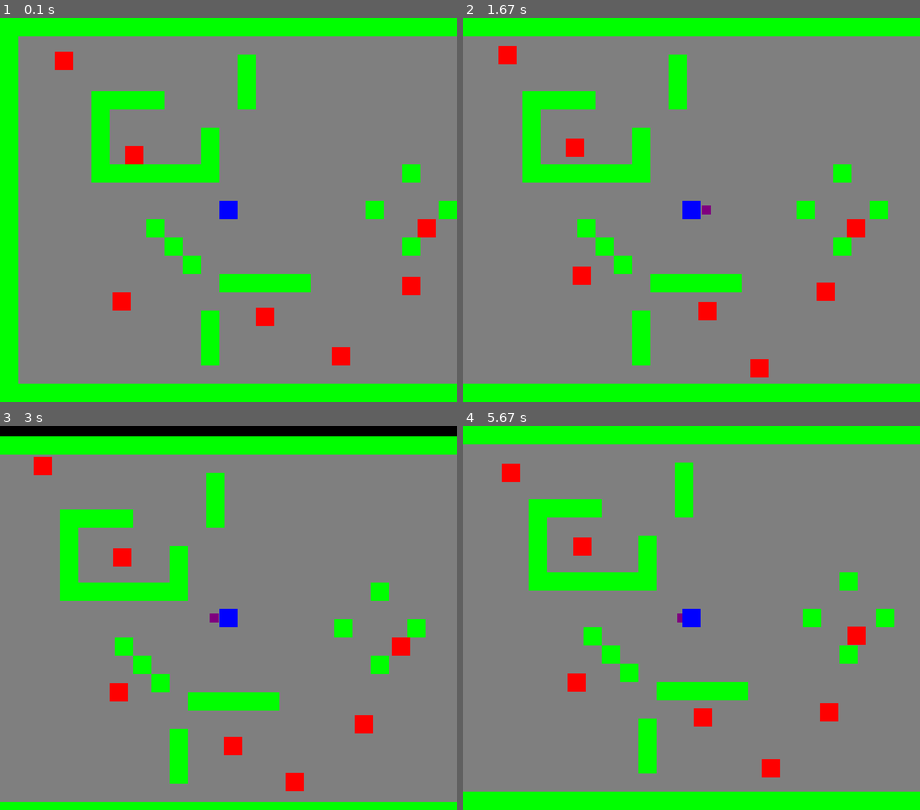
Above: before the commit, frames 1-4 (two rows, left to right).
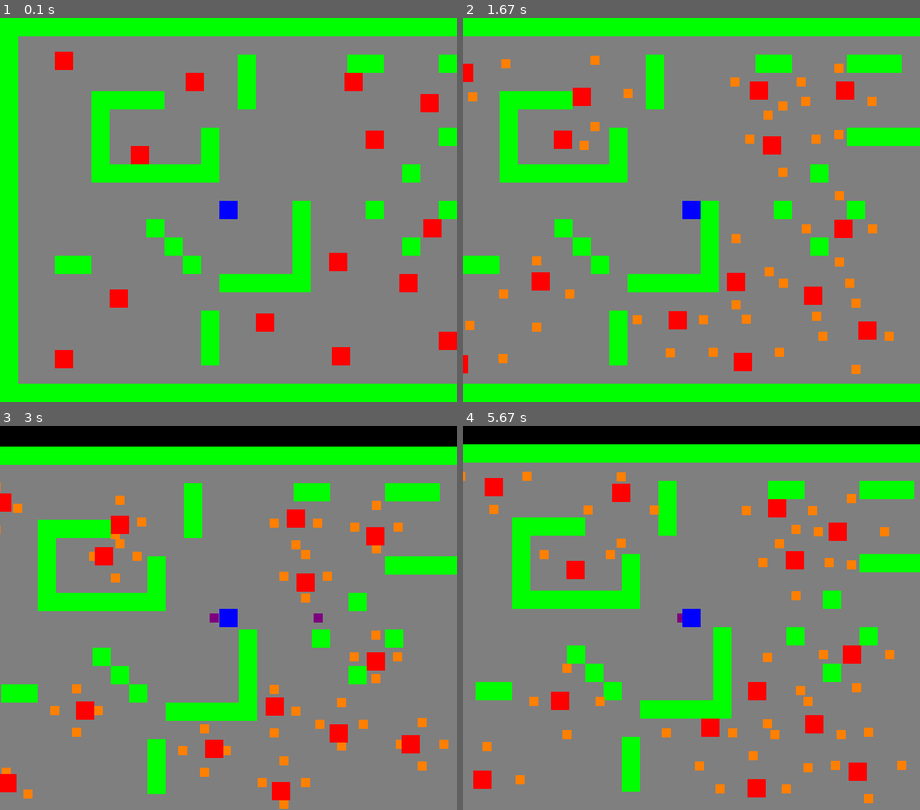
Above: after the commit, the same moments.

Repository: mdai008/pygame2022
Game: pygame game, started from src/main.py
The game is run twice, just before and just after one commit, with the same random seed, the same clock (stepped at 60 frames per second) and the same inputs.
Inputs:
- Up to frame 1 (0.1 s): no input
- Up to frame 2 (1.67 s): tap Space at 0.33, 0.73, 1.03, 1.23, 1.53 s; hold R 0.67-1.13 s; hold D 0.67-1.13 s; hold D 1.17-1.63 s
- Up to frame 3 (3 s): hold W 1.67-1.97 s; tap Space at 1.73, 2.07, 2.37, 2.57, 2.87 s; hold D 2-2.47 s; hold A from 2.5 s (still down)
- Up to frame 4 (5.67 s): release A at 3.03 s; hold S 3.07-3.37 s; tap Space at 3.13, 3.47, 3.77, 3.9, 4.3, 4.6, 4.97, 5.37 s; hold A 3.4-3.8 s; hold W 3.83-4.2 s; hold D 4.23-4.87 s; hold S 4.9-5.27 s; hold A from 5.3 s (still down)

The runs differ from the first frame. In frame 1, 3.8% of the frame differs, in the area x 12-100%, y 9-92%; in frame 2, 16%; in frame 3, 26%; in frame 4, 34%, in the area x 0-100%, y 0-100%.

Commit message:
add enemy attacks

Diff:
--- a/src/main.py
+++ b/src/main.py
@@ -24,13 +24,17 @@
                     self.player = player(self, j, i)
                 if column == "E":
                     enemy(self, j, i)
+                # if column == "D":
+                #     destructibleWall(self, j, i)
 
     def newGame(self): #initializes variables when game starts
         self._isPlaying = True
         self.allSprites = pg.sprite.LayeredUpdates()
         self.walls = pg.sprite.LayeredUpdates()
+        self.destructibleWalls = pg.sprite.LayeredUpdates()
         self.enemies = pg.sprite.LayeredUpdates()
         self.attacks = pg.sprite.LayeredUpdates()
+        self.players = pg.sprite.LayeredUpdates()
         self.createMap()
 
     def events(self): #key inputs
@@ -43,6 +47,10 @@
                     xPos = self.player.rect.x + (TILE_SIZE / 2) - (ATTACK_SIZE / 2)
                     yPos = self.player.rect.y + (TILE_SIZE / 2) - (ATTACK_SIZE / 2)
                     playerAttack(self, xPos, yPos)
+            if event.type == pg.KEYDOWN:
+                if event.key == pg.K_r:
+                    g.newGame()
+                    g.main()
 
     def update(self): #update game variables
         self.allSprites.update()
--- a/src/sprites.py
+++ b/src/sprites.py
@@ -8,21 +8,23 @@
 TILE_SIZE = 32
 FPS = 60
 PLAYER_LAYER = 4
-ATTACK_LAYER = 3
+ATTACK_LAYER = 2
 ENEMY_LAYER = 3
 WALL_LAYER = 2
 GROUND_LAYER = 1
-PLAYER_SPEED = 1
+PLAYER_SPEED = 2
 ENEMY_SPEED = 1
 MOVEMENT_INC = 1
 ATTACK_SIZE = 16
-PROJ_DIST = 30
-PROJ_SPEED = 2
+PPROJ_DIST = 50
+EPROJ_DIST = 30
+PPROJ_SPEED = 3
+EPROJ_SPEED = 2
 RED = (255, 0, 0)
 GREEN = (0, 255, 0)
 BLUE = (0, 0, 255)
 PURPLE = (127, 0, 127)
-ORANGE = (127, 127, 0)
+ORANGE = (255, 127, 0)
 BLACK = (0, 0, 0)
 WHITE = (255, 255, 255)
 GRAY = (127, 127, 127)
@@ -42,7 +44,7 @@
     def __init__ (self, g, x, y):
         self._game = g
         self._layer = PLAYER_LAYER
-        self._groups = self._game.allSprites
+        self._groups = self._game.allSprites, self._game.players
         pg.sprite.Sprite.__init__(self, self._groups)
 
         self._width = TILE_SIZE
@@ -189,6 +191,7 @@
         self._yChange = 0
         self._facing = random.choice(["left", "right", "up", "down"])
         self._movementLoop = 0
+        self._attackLoop = 0
         self._maxDist = random.randint(10,20)
         # self._animationDict = {
         # "leftAni": [self._game.enemySheet.getSprite(x, y, self._width, self._height), ],
@@ -229,6 +232,15 @@
             self._movementLoop += MOVEMENT_INC
             if self._movementLoop >= self._maxDist:
                 self._facing = random.choice(["left", "right", "up", "down"])
+        self._attackLoop += 1
+        if self._attackLoop >= 30:
+            xPos = self.rect.x + (TILE_SIZE / 2) - (ATTACK_SIZE / 2)
+            yPos = self.rect.y + (TILE_SIZE / 2) - (ATTACK_SIZE / 2)
+            enemyAttack(self._game, xPos, yPos, "left")
+            enemyAttack(self._game, xPos, yPos, "right")
+            enemyAttack(self._game, xPos, yPos, "up")
+            enemyAttack(self._game, xPos, yPos, "down")
+            self._attackLoop = 0 #reset counter
 
     def wallCollision(self, direction): #collision detection
         if direction == "x":
@@ -354,7 +366,7 @@
         self._xChange = 0
         self._yChange = 0
         self._movementLoop = 0
-        self._maxDist = PROJ_DIST
+        self._maxDist = PPROJ_DIST
         self._facing = self._game.player._facing
 
     def update(self): #update attack position
@@ -369,27 +381,84 @@
         wallHit = pg.sprite.spritecollide(self, self._game.walls, False)
         isHit = enemyHit or wallHit
         if self._facing == "left":
-            self._xChange -= PROJ_SPEED
+            self._xChange -= PPROJ_SPEED
             self._movementLoop += MOVEMENT_INC
             if self._movementLoop >= self._maxDist or isHit:
                 self.kill()
         if self._facing == "right":
-            self._xChange += PROJ_SPEED
+            self._xChange += PPROJ_SPEED
             self._movementLoop += MOVEMENT_INC
             if self._movementLoop >= self._maxDist or isHit:
                 self.kill()
         if self._facing == "up":
-            self._yChange -= PROJ_SPEED
+            self._yChange -= PPROJ_SPEED
             self._movementLoop += MOVEMENT_INC
             if self._movementLoop >= self._maxDist or isHit:
                 self.kill()
         if self._facing == "down":
-            self._yChange += PROJ_SPEED
-            self._movementLoop += MOVEMENT_INC
-            if self._movementLoop >= self._maxDist or isHit:
-                self.kill()
-
-
+            self._yChange += PPROJ_SPEED
+            self._movementLoop += MOVEMENT_INC
+            if self._movementLoop >= self._maxDist or isHit:
+                self.kill()
+
+#enemy attack class
+class enemyAttack(pg.sprite.Sprite):
+    def __init__(self, g, x, y, d):
+        self._game = g
+        self._layer = ATTACK_LAYER
+        self._groups = self._game.allSprites, self._game.attacks
+        pg.sprite.Sprite.__init__(self, self._groups)
+
+        self._width = ATTACK_SIZE
+        self._height = ATTACK_SIZE
+        self._x = x
+        self._y = y
+
+        self.image = pg.Surface([self._width, self._height])
+        self.image.fill(ORANGE)
+        # self.image = self._game.attackSheet.getSprite(x, y, width, height)
+
+        self.rect = self.image.get_rect()
+        self.rect.x = self._x
+        self.rect.y = self._y
+
+        self._xChange = 0
+        self._yChange = 0
+        self._movementLoop = 0
+        self._maxDist = EPROJ_DIST
+        self._direction = d
+
+    def update(self): #update attack position
+        self.movement()
+        self.rect.x += self._xChange
+        self.rect.y += self._yChange
+        self._xChange = 0
+        self._yChange = 0
+
+    def movement(self): #how the projectile moves
+        playerHit = pg.sprite.spritecollide(self, self._game.players, True)
+        wallHit = pg.sprite.spritecollide(self, self._game.walls, False)
+        isHit = playerHit or wallHit
+        if self._direction == "left":
+            self._xChange -= EPROJ_SPEED
+            self._movementLoop += MOVEMENT_INC
+            if self._movementLoop >= self._maxDist or isHit:
+                self.kill()
+        if self._direction == "right":
+            self._xChange += EPROJ_SPEED
+            self._movementLoop += MOVEMENT_INC
+            if self._movementLoop >= self._maxDist or isHit:
+                self.kill()
+        if self._direction == "up":
+            self._yChange -= EPROJ_SPEED
+            self._movementLoop += MOVEMENT_INC
+            if self._movementLoop >= self._maxDist or isHit:
+                self.kill()
+        if self._direction == "down":
+            self._yChange += EPROJ_SPEED
+            self._movementLoop += MOVEMENT_INC
+            if self._movementLoop >= self._maxDist or isHit:
+                self.kill()
 
 
 
@@ -400,23 +469,23 @@
 tileMap = [
     "XXXXXXXXXXXXXXXXXXXXXXXXXXXXXXXXXXXXXXXXXXXXXXXXXX",
     "X................................................X",
-    "X..E.........X...........................E.......X",
-    "X............X...................X.X.............X",
-    "X....XXXX....X..................X....XX.....XXX..X",
-    "X....X..........................X.E..X.....X..X..X",
-    "X....X.....X.....................XXX..X...X...X..X",
-    "X....X.E...X.......................X..X..X....X..X",
-    "X....XXXXXXX..........X............X..X..X....X..X",
-    "X...................................E.X..X.E..X..X",
-    "X...........P.......X...X..........XXX...........X",
-    "X.......X..............E.........................X",
-    "X........X............X..........................X",
-    "X.........X...........................XXX........XXXXXXXXXXXXXXXXXXXXX",
-    "X...........XXXXX.....E..............................................X",
-    "X.....E.......................X............E.........................XX",
-    "X..........X..E...............X........................................XX",
-    "X..........X..................X........E.................................X",
-    "X..........X......E...........X...........................................XXX",
-    "X............................................................................X",
+    "X..E.........X.....XX...XXX..............E.......X",
+    "X.........E..X.....E.............X.X.............X",
+    "X....XXXX....X.........E........X....XX.....XXX..X",
+    "X....X..........................X.E..X.E...X..X..X",
+    "X....X.....X........E...XXXX.....XXX..X...X.E.X..X",
+    "X....X.E...X...................XE..X..X..X....X..X",
+    "X....XXXXXXX..........X.......XX...X..X..X....X..X",
+    "X.............................X.....E.X..X.E..X..X",
+    "X...........P...X...X...X.....XE...XXX...........X",
+    "X.......X.......X......E......XE.................X",
+    "X........X......X.....X................X...E.....X",
+    "X..XX.....X.....X.E...........XE......XXX........XXXXXXXXXXXXXXXXXXXXX",
+    "X...........XXXXX.....E.......X......X..............X.........X......X",
+    "X.....E.......................XE....X......E........X..E.X....X......XX",
+    "X..........X..E...............X.....X..........X....X....X....X........XX",
+    "X..........X............E.....X....X...E.......X....X....X....D.....X....X",
+    "X..E.......X......E...........X..E..X..........X.......E.X....X.....X.....XXX",
+    "X...................................X..........X..E......X....X.....E........X",
     "XXXXXXXXXXXXXXXXXXXXXXXXXXXXXXXXXXXXXXXXXXXXXXXXXXXXXXXXXXXXXXXXXXXXXXXXXXXXX",
 ]
